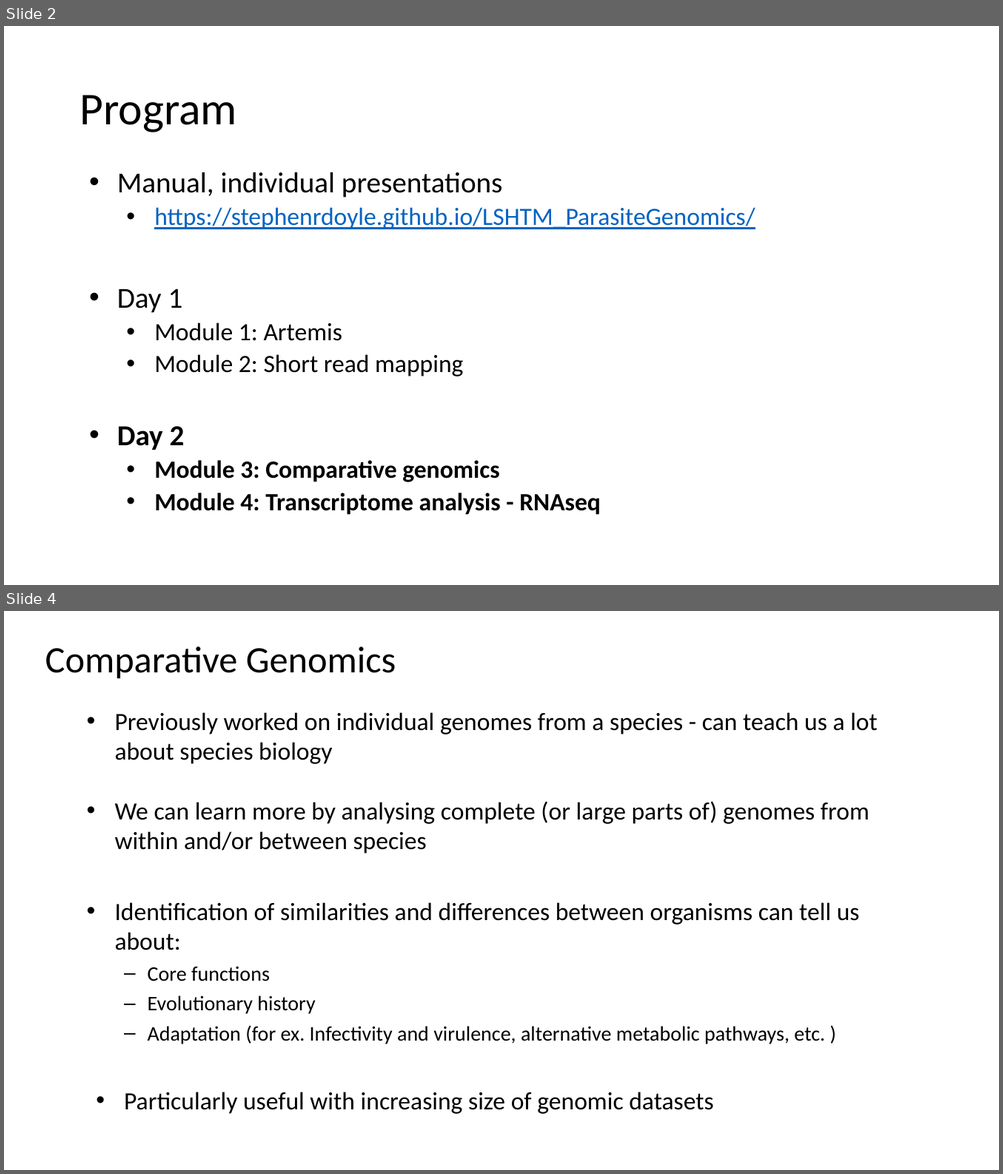
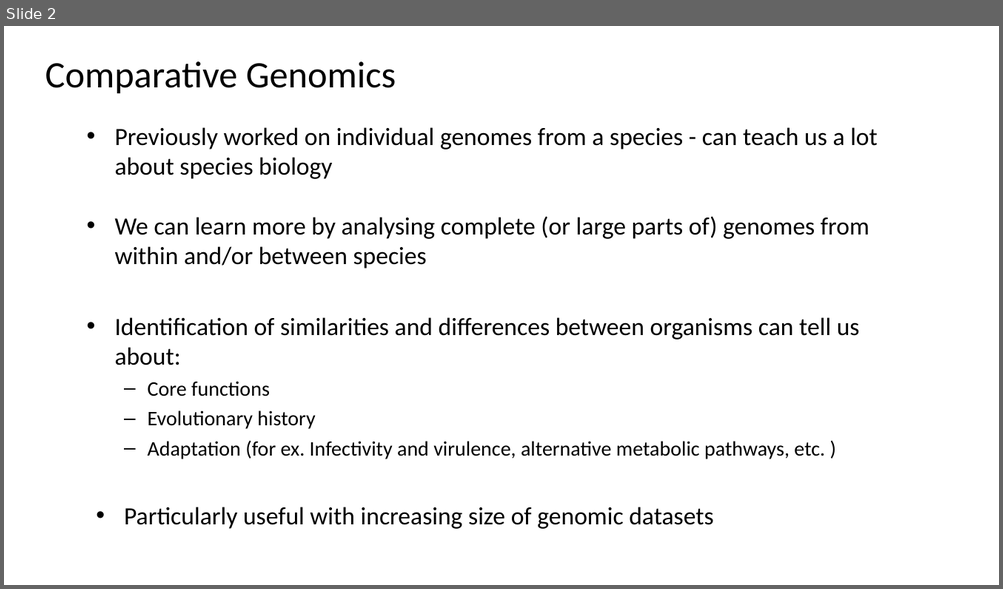
Before and after one commit to stephenrdoyle/LSHTM_ParasiteGenomics, a slide deck: Presentations_2022/LSHTM2022_Talk_ComparativeGenomics.pptx. Shown one above the other, each under a label of ours: slides 2 and 4 before the commit, slide 2 after it; the slides between them are not shown. The pictures are 1003x1174 and 1003x589 pixels, drawn with LibreOffice and Linux fonts; fonts in the diff are those of the drawing. Boxes give left, top, right and bottom in pixels: in the first picture for what was removed or moved away, otherwise in the second. Text is boxed around its words. In the diff, an @@ line names an element or a change of style, - is before the commit and + after.

Commit message:
Updated comparative presentation

```diff
--- a/Presentations_2022/LSHTM2022_Talk_ComparativeGenomics.pptx
+++ b/Presentations_2022/LSHTM2022_Talk_ComparativeGenomics.pptx
@@ slide 2 removed at (x1=4, y1=26, x2=999, y2=585), background #FFFFFF @@
@@ title removed at (x1=79, y1=95, x2=237, y2=133) @@
-Program
@@ text removed at (x1=117, y1=172, x2=755, y2=515) @@
-• Manual, individual presentations
-  • https://stephenrdoyle.github.io/LSHTM_ParasiteGenomics/
-• Day 1
-  • Module 1: Artemis
-  • Module 2: Short read mapping
-• Day 2
-  • Module 3: Comparative genomics
-  • Module 4: Transcriptome analysis - RNAseq
@@ what was slide 4 is now slide 2 @@
```
Also in this commit, not shown: 1 slide changed, 1 other slide removed, 1 other file.
